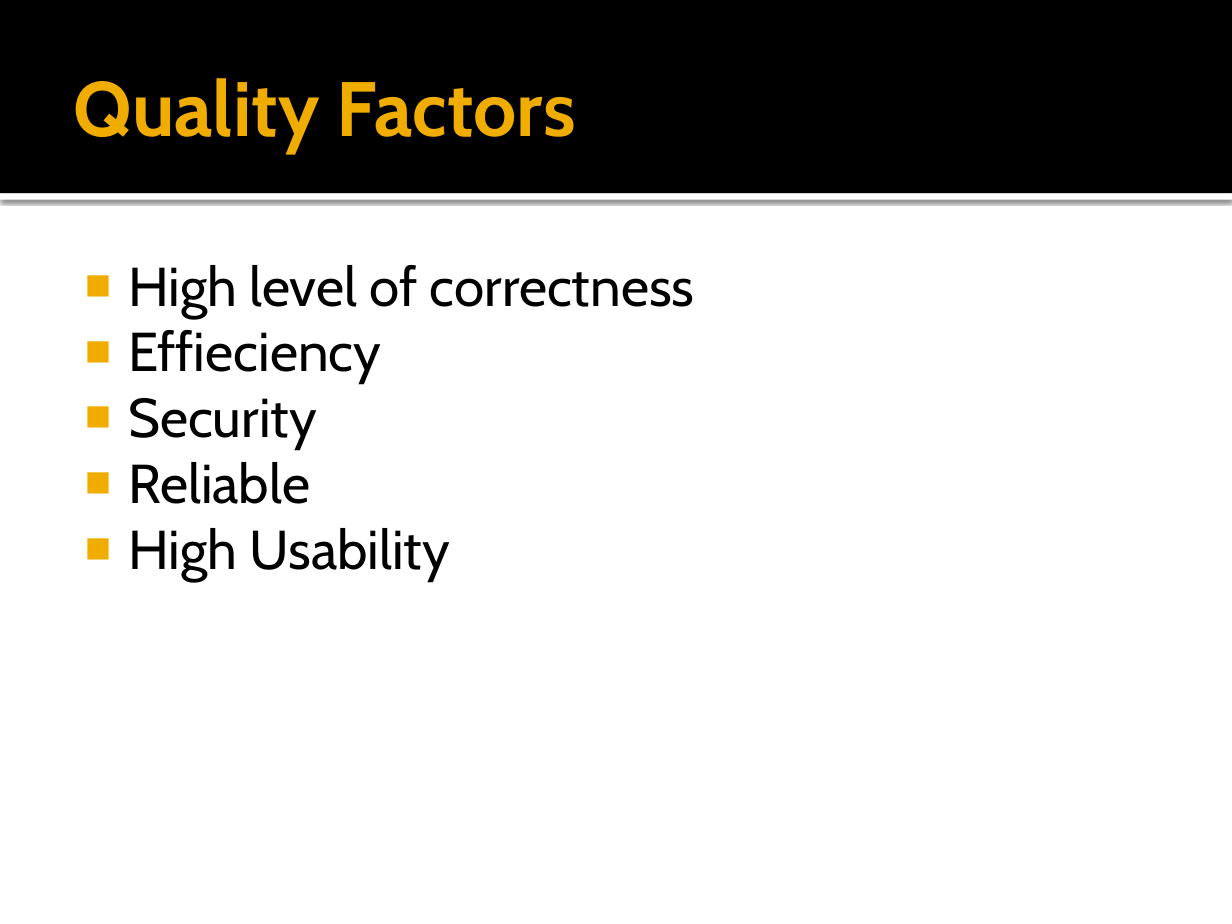
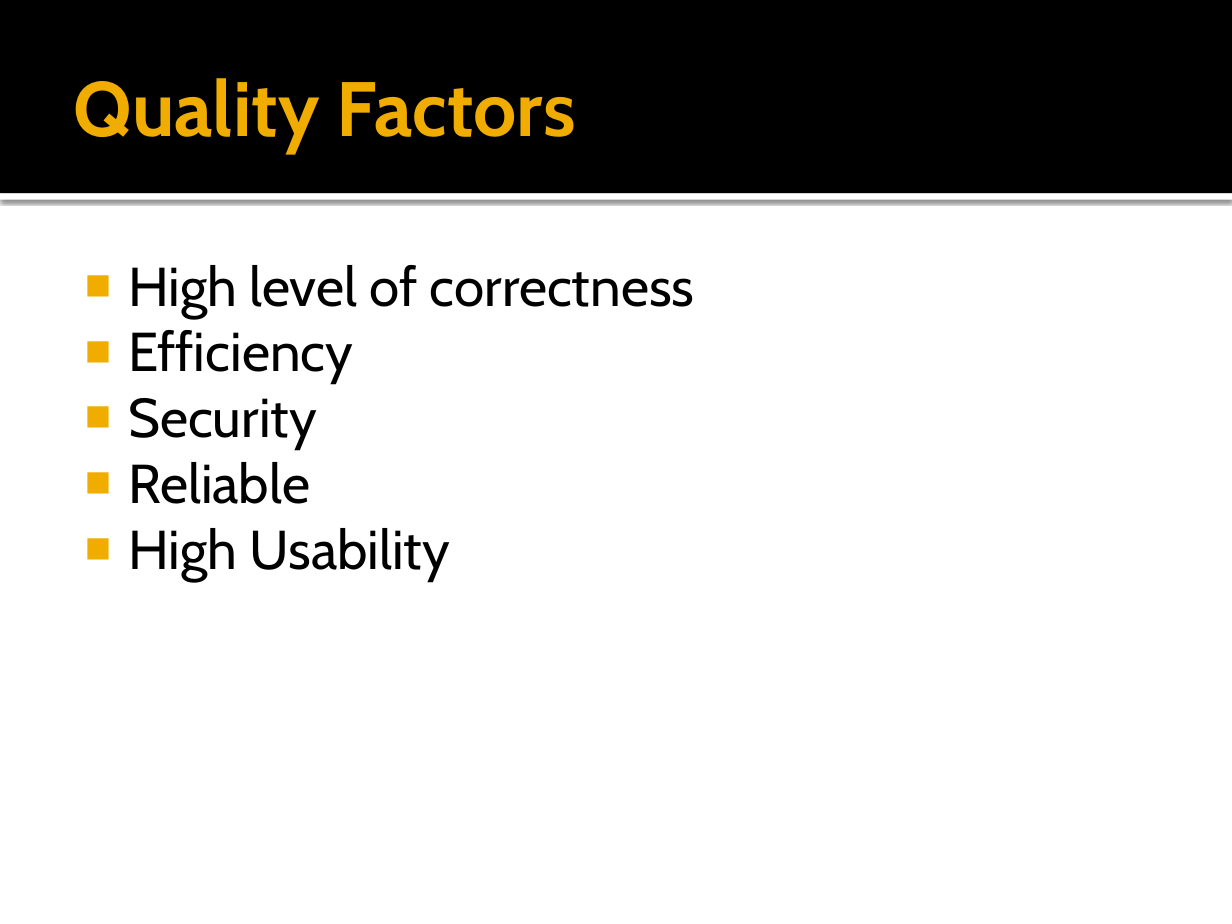
Before and after one commit to Ongion/betrayal, a slide deck: slide 2 of Biomedical Engineering.pptx. Drawn at 1232x924 pixels with LibreOffice and Linux fonts; fonts in the diff are those of the drawing. Boxes give left, top, right and bottom in pixels: in the first picture for what was removed or moved away, otherwise in the second. Text is boxed around its words. In the diff, an @@ line names an element or a change of style, - is before the commit and + after.

```diff
--- a/Biomedical Engineering.pptx
+++ b/Biomedical Engineering.pptx
@@ text at [128,330,353,384]: text changed @@
-■ Effieciency
+■ Efficiency
```
Also in this commit, not shown: 1 other slide changed.
